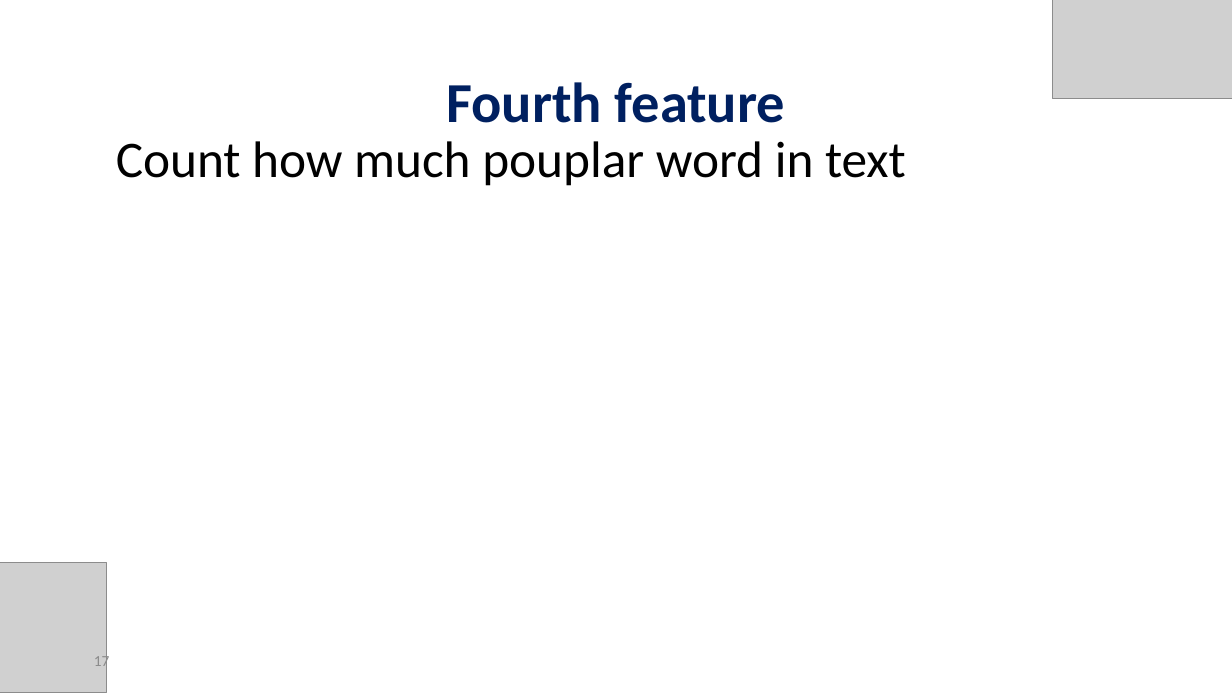
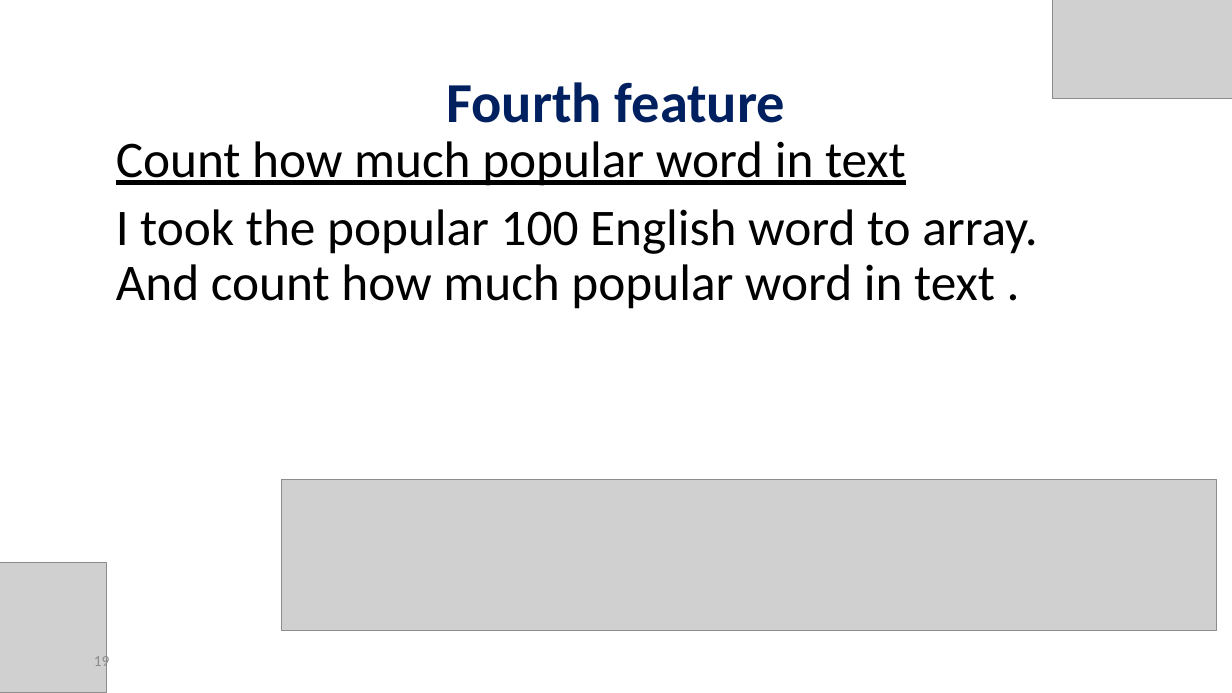
Before and after one commit to orelrahum/Ransomware_Code, a slide deck: slide 19 of Presentation.pptx (slide 17 before the commit). Drawn at 1232x693 pixels with LibreOffice and Linux fonts; fonts in the diff are those of the drawing; grey boxes stand for pictures. Boxes give left, top, right and bottom in pixels: in the first picture for what was removed or moved away, otherwise in the second. Text is boxed around its words. In the diff, an @@ line names an element or a change of style, - is before the commit and + after.

```diff
--- a/Presentation.pptx
+++ b/Presentation.pptx
@@ text at [116, 141, 1038, 309]: text changed @@
-Count how much pouplar word in text
+Count how much popular word in text
+I took the popular 100 English word to array.
+And count how much popular word in text .
@@ picture added at [281, 480, 1216, 631] @@
@@ page number at [94, 653, 110, 671]: text changed @@
-17
+19
```
Also in this commit, not shown: 8 other slides changed, 7 slides added, 1 slide removed, 50 other files.
